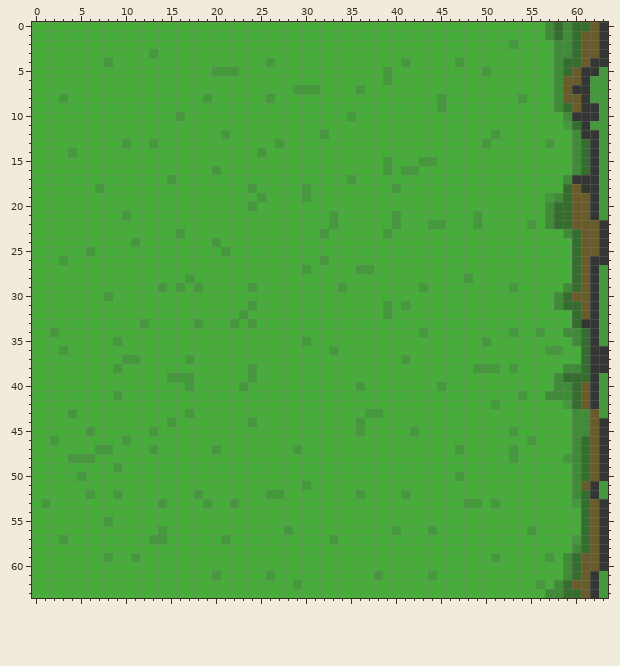
A pixel-art sprite gets an edit: SO_LONG/textures/wall_left.png. That is the earlier state.
The file is 64x64 pixels.
The result:
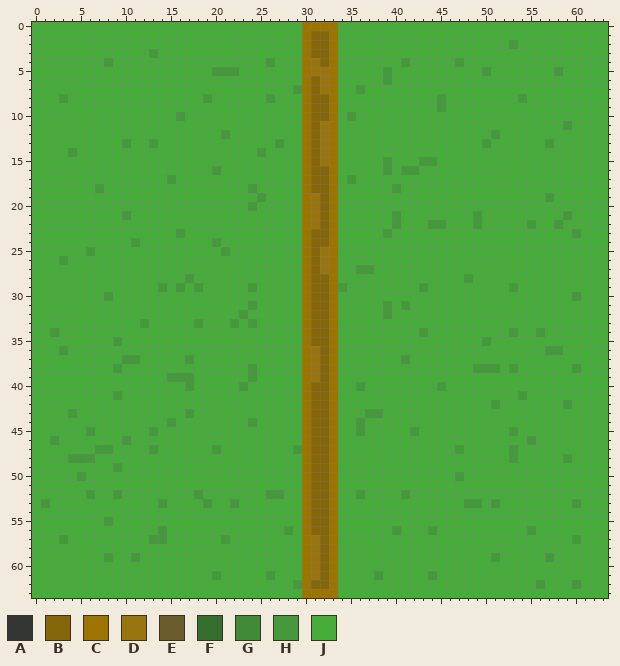
Palette (. is transparent): A #333632  B #85660b  C #9c7400  D #99750f  E #695c2a  F #346d2d  G #408b37  H #45983b  J #46ac3a
Changes in this commit:
Changed rows in their new state; - is an unchanged pixel.
first column x 30:
 0 CCCC-----------------------JJJJJJJ
 1 CBBC-----------------------JJJJJJJ
 2 CBBC------------------------JJJJJJ
 3 CBBC------------------------JJJJJJ
 4 CDBC------------------------JJJJJJ
 5 CDDC------------------------HJJJJJ
 6 CBDC------------------------JJJJJJ
 7 CBDC------------------------JJJJJJ
 8 CBBC------------------------JJJJJJ
 9 CBBC------------------------JJJJJJ
10 CBBC-------------------------JJJJJ
11 CBDC--------------------------JJJJ
12 CBDC--------------------------JJJJ
13 CBDC--------------------------JJJJ
14 CBDC--------------------------JJJJ
15 CBDC--------------------------JJJJ
16 CBBC--------------------------JJJJ
17 CBBC-------------------------JJJJJ
18 CBBC-------------------------JJJJJ
19 CDBC------------------------JJJJJJ
20 CDBC-----------------------JJJJJJJ
21 CDBC-----------------------JJHJJJJ
22 CDBC-----------------------JHJJJJJ
23 CBBC-------------------------JHJJJ
24 CBBC--------------------------JJJJ
25 CBDC--------------------------JJJJ
26 CBDC--------------------------JJJJ
27 CBDC--------------------------JJJJ
28 CBBC--------------------------JJJJ
29 CBBC-------------------------JJJJJ
30 CBBC------------------------JJHJJJ
31 CBBC------------------------JJJJJJ
32 CBBC--------------------------JJJJ
33 CBBC--------------------------JJJJ
34 CBBC-------------------------JJJJJ
35 CBBC--------------------------JJJJ
36 CDBC---------------------------JJJ
37 CDBC---------------------------JJJ
38 CDBC-------------------------JHJJJ
39 CDBC------------------------JJJJJJ
40 CBBC------------------------JJJJJJ
41 CBBC-----------------------JJJJJJJ
42 CBBC--------------------------JJJJ
43 CBBC--------------------------JJJJ
44 CBBC--------------------------JJJJ
45 CBBC--------------------------JJJJ
46 CBBC--------------------------JJJJ
47 CBBC--------------------------JJJJ
48 CBBC--------------------------JJJJ
49 CBBC--------------------------JJJJ
50 CBBC--------------------------JJJJ
51 CBBC--------------------------JJJJ
52 CBBC--------------------------JJJJ
53 CBBC---------------------------JJJ
54 CBBC---------------------------JJJ
55 CBBC---------------------------JJJ
56 CBBC---------------------------JJJ
57 CDBC---------------------------JJJ
58 CDBC--------------------------JJJJ
59 CDBC-------------------------JJJJJ
60 CDBC-------------------------JJJJJ
61 CDBC-------------------------JJJJJ
62 CBBC------------------------JJHJJJ
63 CCCC-----------------------JJJJJJJ
Where, in picture pixels (left, top, right, bottom), the same in both pictures:
changed: (302, 22, 338, 598)
changed: (545, 22, 608, 598)
